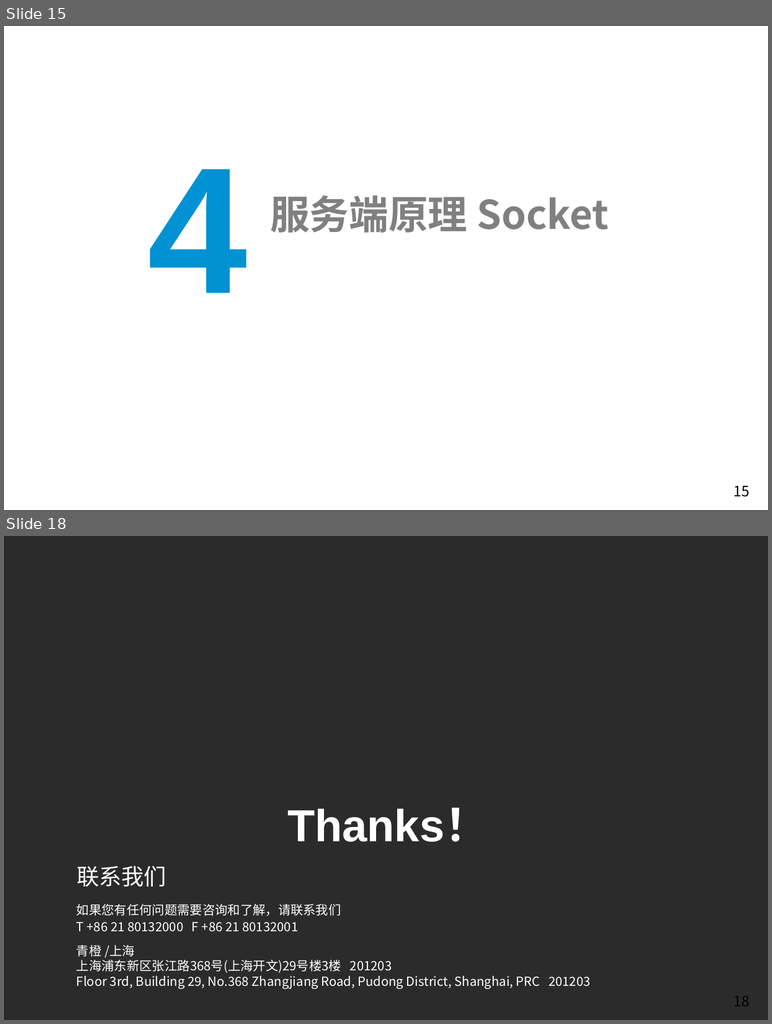
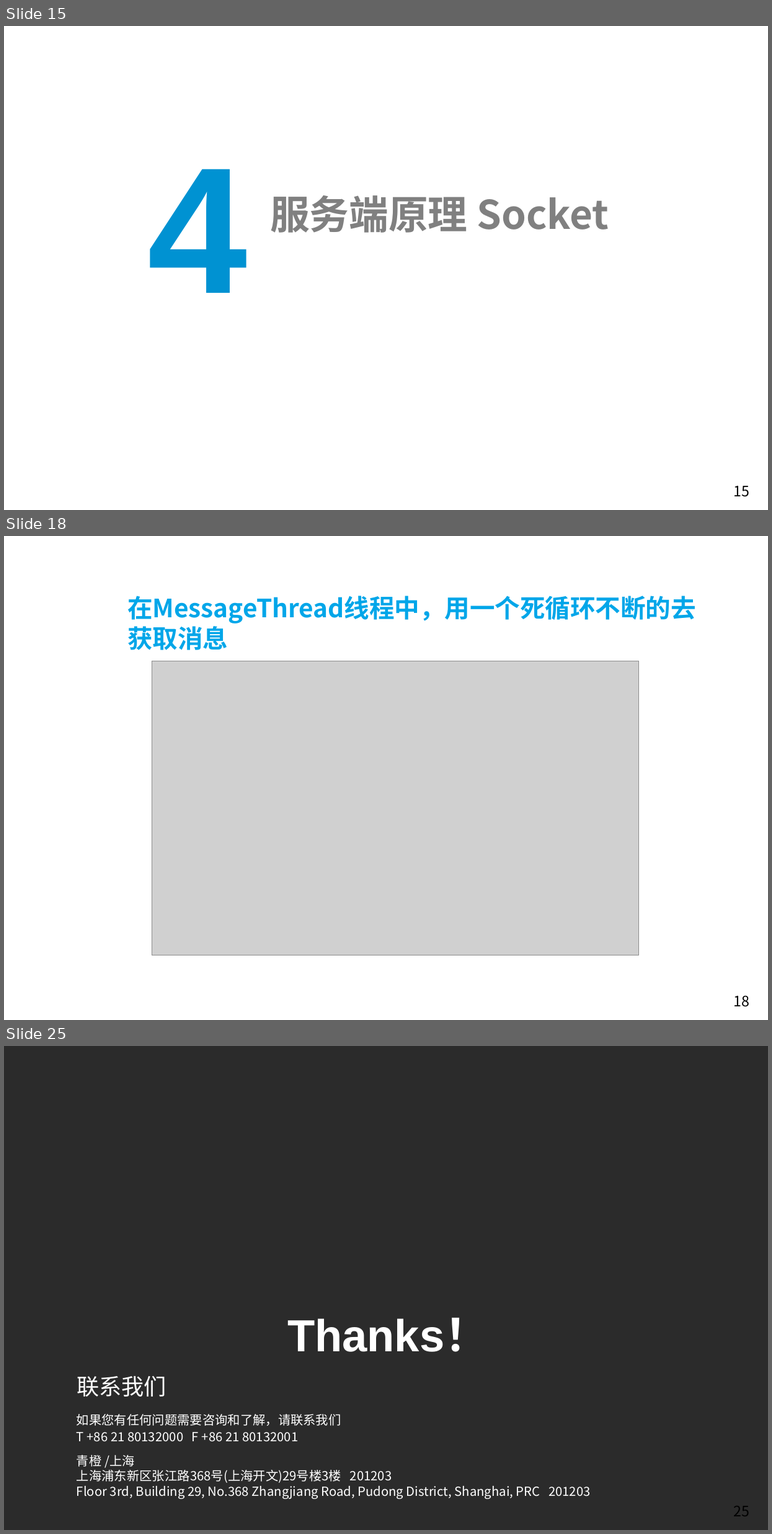
Before and after one commit to Easyhood/IM, a slide deck: 说明文档/IM即时通信总结.pptx. Shown one above the other, each under a label of ours: slides 15 and 18 before the commit, slides 15, 18 and 25 after it; the slides between them are not shown. The pictures are 772x1024 and 772x1534 pixels, drawn with LibreOffice and Linux fonts; fonts in the diff are those of the drawing; grey boxes stand for pictures; background and template pictures are left out; a plain dark background stands for a picture behind light text. Boxes give left, top, right and bottom in pixels: in the first picture for what was removed or moved away, otherwise in the second. Text is boxed around its words. In the diff, an @@ line names an element or a change of style, - is before the commit and + after.

```diff
--- a/说明文档/IM即时通信总结.pptx
+++ b/说明文档/IM即时通信总结.pptx
@@ slide 18 added at <box>4,536,768,1020</box>, background picture (left out); not listed: 1 template element that a slide beside it also shows @@
@@ text added at <box>127,596,696,650</box>, 28 pt, text #00A6E9, bold @@
+在MessageThread线程中，用一个死循环不断的去获取消息
@@ picture added at <box>152,661,638,955</box> @@
@@ what was slide 18 is now slide 25 @@
@@ page number at <box>733,1505,749,1516</box>: text changed @@
-18
+25
```
Also in this commit, not shown: 1 slide changed, 6 other slides added, 3 other files.
